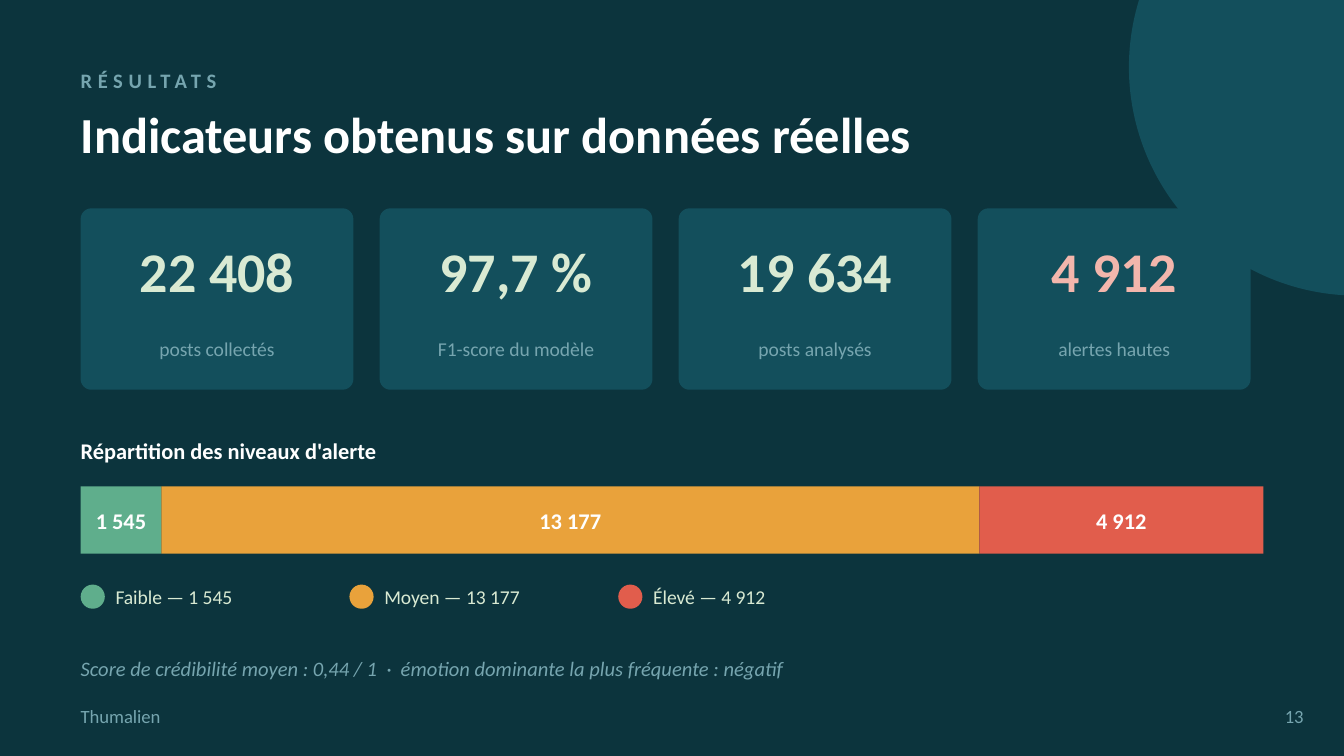
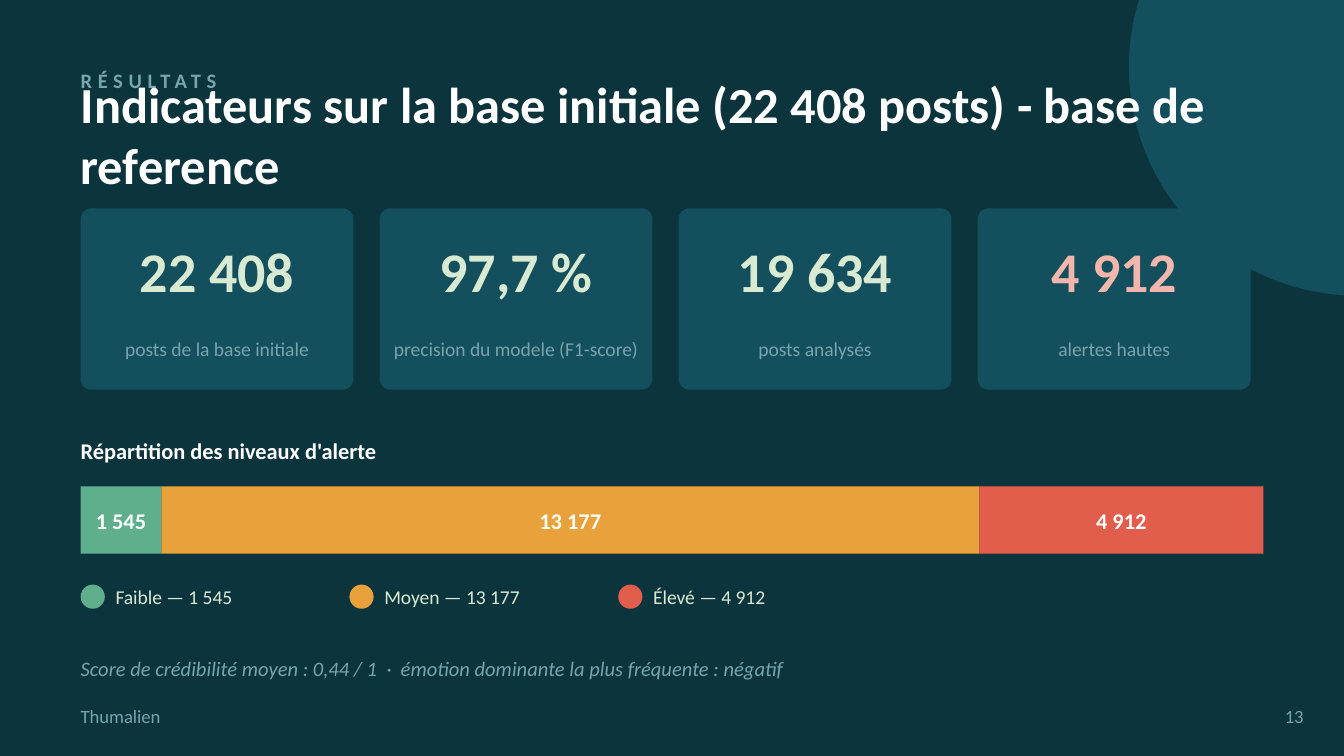
Before and after one commit to Atixu/Projet_Etude_M1_SDV, a slide deck: slide 15 of Thumalien_Soutenance_GreenIT.pptx. Drawn at 1344x756 pixels with LibreOffice and Linux fonts; fonts in the diff are those of the drawing. Boxes give left, top, right and bottom in pixels: in the first picture for what was removed or moved away, otherwise in the second. Text is boxed around its words. In the diff, an @@ line names an element or a change of style, - is before the commit and + after.

```diff
--- a/Thumalien_Soutenance_GreenIT.pptx
+++ b/Thumalien_Soutenance_GreenIT.pptx
@@ text at [81, 82, 1205, 185]: text changed @@
-Indicateurs obtenus sur données réelles
+Indicateurs sur la base initiale (22 408 posts) - base de reference
@@ text at [125, 342, 309, 359]: text changed @@
-posts collectés
+posts de la base initiale
@@ text at [394, 342, 638, 359]: text changed @@
-F1-score du modèle
+precision du modele (F1-score)
```
Also in this commit, not shown: 6 other slides changed.
